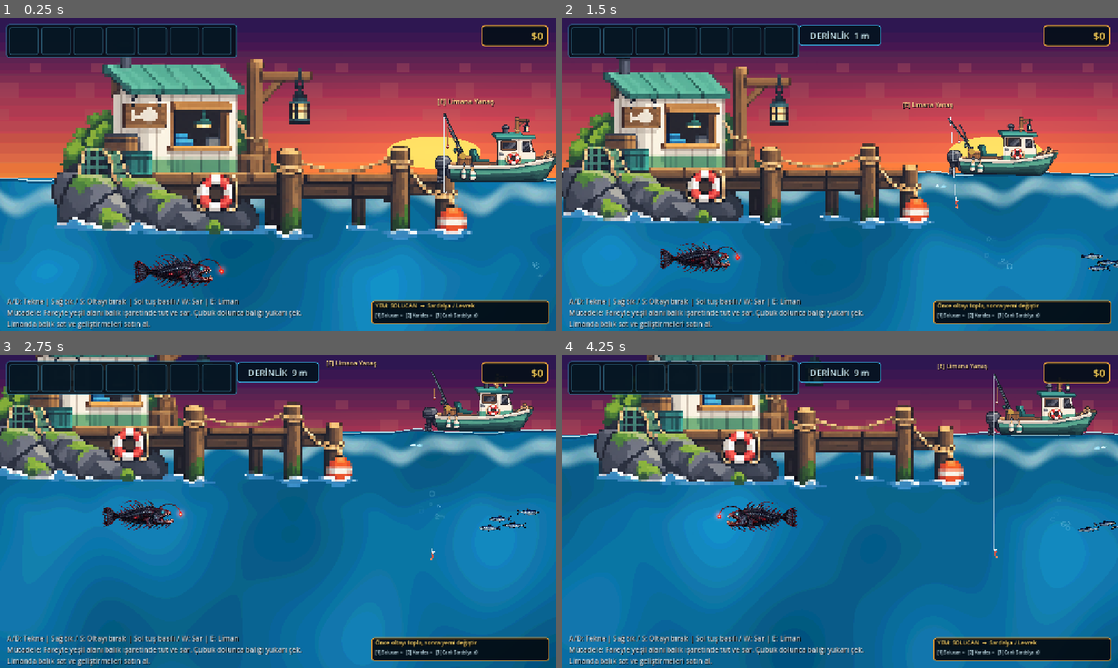
Above: before the commit, frames 1-4 (two rows, left to right).
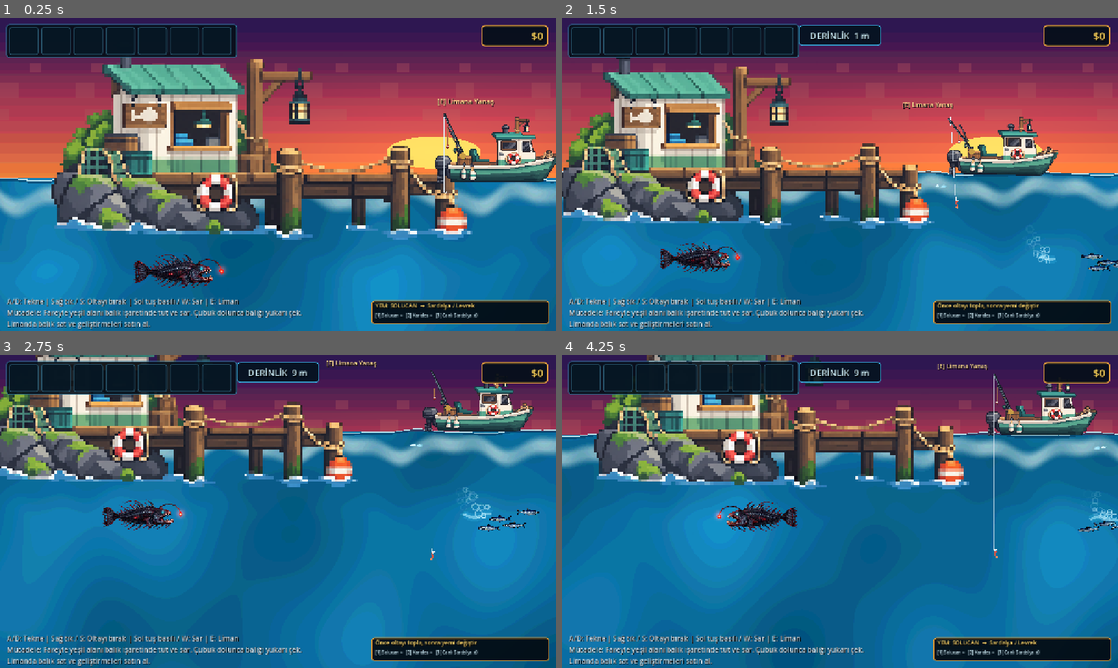
Above: after the commit, the same moments.

Repository: mirackayademir/TinyFisher
Game: Godot game, scene res://scenes/world.tscn
The game is run twice, just before and just after one commit, with the same random seed, the same clock (stepped at 60 frames per second) and the same inputs.
Inputs (mouse positions are in pixels of both pictures, inside the frame that each line leads up to):
- Up to frame 1 (0.25 s): no input
- Up to frame 2 (1.5 s): tap Enter at 0.5 s; move the mouse to (962, 158) at 0.52 s; hold D (move_right) 0.53-1.28 s; tap E (dock) at 0.6 s; click (962, 158) at 0.67 s; move the mouse to (728, 190) at 1.27 s; hold S from 1.28 s (still down); tap 1 at 1.35 s
- Up to frame 3 (2.75 s): move the mouse to (333, 442) at 2.02 s; release S at 2.03 s; hold D (move_right) from 2.03 s (still down); tap 2 at 2.1 s
- Up to frame 4 (4.25 s): move the mouse to (812, 574) at 2.77 s; release D (move_right) at 2.78 s; hold W 2.78-3.53 s; tap 3 at 2.85 s; click (812, 574) at 2.92 s; move the mouse to (1006, 558) at 3.52 s; hold A (move_left) from 3.53 s (still down); tap E (dock) at 3.6 s

The runs differ from the first frame. In frame 1, less than 0.1% of the frame differs, in the area x 95-98%, y 78-83%; in frame 2, 0.1%; in frame 3, 0.2%, in the area x 77-95%, y 42-57%; in frame 4, 0.2%.

Commit message:
Fix Leviathan wake and bubble visibility

Diff:
--- a/scenes/abyssal_leviathan_runtime.gd
+++ b/scenes/abyssal_leviathan_runtime.gd
@@ -14,15 +14,14 @@
 const RETRY_SECONDS: float = 0.5
 
 # 6. madde: Kabarcık / su izi.
-# İz, Leviathan'ın kuyruğundan kopup suda kalır; balık yön değiştirince otomatik olarak
-# kuyruğun diğer tarafına geçer. Efekt yalnızca Leviathan runtime'ında çalışır.
-const WAKE_TAIL_OFFSET_X: float = 245.0
-const WAKE_TAIL_OFFSET_Y: float = 18.0
-const WAKE_MAX_POINTS: int = 16
-const WAKE_SAMPLE_SECONDS: float = 0.055
-const BUBBLE_BASE_SECONDS: float = 0.16
-const BUBBLE_MIN_RADIUS: float = 2.5
-const BUBBLE_MAX_RADIUS: float = 7.0
+# Efektler dünya katmanında ama deniz arka planının üstünde, Leviathan'ın altında çizilir.
+const WAKE_TAIL_OFFSET_X: float = 105.0
+const WAKE_TAIL_OFFSET_Y: float = 8.0
+const WAKE_MAX_POINTS: int = 34
+const WAKE_SAMPLE_SECONDS: float = 0.07
+const BUBBLE_BASE_SECONDS: float = 0.10
+const BUBBLE_MIN_RADIUS: float = 3.0
+const BUBBLE_MAX_RADIUS: float = 8.0
 
 var _texture: Texture2D = null
 var _world: Node2D = null
@@ -129,6 +128,8 @@
 	sprite.texture = _texture
 	sprite.texture_filter = CanvasItem.TEXTURE_FILTER_NEAREST
 	sprite.scale = Vector2(0.34, 0.34)
+	# Su izi/kabarcıklar görünür kalsın ama balığın üstüne binmesin.
+	sprite.z_index = 4
 
 	# fish.gd bilinmeyen turu Sardalya görseline çevirmesin.
 	fish.set("last_visual_type", FISH_TYPE)
@@ -155,25 +156,29 @@
 
 	_wake_outer = Line2D.new()
 	_wake_outer.name = "LeviathanWakeOuter"
-	_wake_outer.width = 18.0
-	_wake_outer.default_color = Color(0.18, 0.47, 0.61, 0.11)
+	_wake_outer.width = 22.0
+	_wake_outer.default_color = Color(0.18, 0.68, 0.88, 0.34)
 	_wake_outer.antialiased = true
-	_wake_outer.z_index = -2
+	_wake_outer.z_index = 2
 	_world.add_child(_wake_outer)
 
 	_wake_inner = Line2D.new()
 	_wake_inner.name = "LeviathanWakeInner"
-	_wake_inner.width = 6.0
-	_wake_inner.default_color = Color(0.48, 0.78, 0.88, 0.16)
+	_wake_inner.width = 7.0
+	_wake_inner.default_color = Color(0.72, 0.94, 1.0, 0.52)
 	_wake_inner.antialiased = true
-	_wake_inner.z_index = -1
+	_wake_inner.z_index = 3
 	_world.add_child(_wake_inner)
 
 	_wake_points.clear()
 	var first_point: Vector2 = _world.to_local(_get_tail_global_position())
-	for i in range(4):
+	for i in range(6):
 		_wake_points.append(first_point)
 	_apply_wake_points()
+
+	# İlk anda da ekranda efekt görülsün; balığın biraz hareket etmesini beklemeyelim.
+	for i in range(4):
+		_spawn_single_bubble(i)
 
 
 func _update_wake_effects(delta: float) -> void:
@@ -190,7 +195,7 @@
 
 	if _bubble_timer <= 0.0:
 		var velocity_value: float = absf(float(_leviathan.get("current_swim_velocity_x")))
-		var speed_factor: float = clampf(velocity_value / 30.0, 0.65, 1.65)
+		var speed_factor: float = clampf(velocity_value / 30.0, 0.80, 1.80)
 		_bubble_timer = BUBBLE_BASE_SECONDS / speed_factor
 		_spawn_bubble_cluster(speed_factor)
 
@@ -224,10 +229,11 @@
 	if is_instance_valid(_leviathan):
 		velocity_value = absf(float(_leviathan.get("current_swim_velocity_x")))
 	var speed_ratio: float = clampf(velocity_value / 30.0, 0.25, 1.8)
-	_wake_outer.width = lerpf(10.0, 23.0, speed_ratio / 1.8)
-	_wake_inner.width = lerpf(3.0, 8.0, speed_ratio / 1.8)
-	_wake_outer.default_color.a = lerpf(0.055, 0.15, speed_ratio / 1.8)
-	_wake_inner.default_color.a = lerpf(0.09, 0.21, speed_ratio / 1.8)
+	var visibility_ratio: float = speed_ratio / 1.8
+	_wake_outer.width = lerpf(15.0, 28.0, visibility_ratio)
+	_wake_inner.width = lerpf(5.0, 10.0, visibility_ratio)
+	_wake_outer.default_color = Color(0.18, 0.68, 0.88, lerpf(0.23, 0.42, visibility_ratio))
+	_wake_inner.default_color = Color(0.72, 0.94, 1.0, lerpf(0.38, 0.62, visibility_ratio))
 
 
 func _get_tail_global_position() -> Vector2:
@@ -240,7 +246,7 @@
 
 	var tail_offset := Vector2(
 		-WAKE_TAIL_OFFSET_X * signf(direction_value),
-		WAKE_TAIL_OFFSET_Y + sin(_effect_time * 2.2) * 8.0
+		WAKE_TAIL_OFFSET_Y + sin(_effect_time * 2.2) * 5.0
 	)
 	return _leviathan.global_position + tail_offset
 
@@ -249,27 +255,30 @@
 	if _world == null or not is_instance_valid(_leviathan):
 		return
 
-	var bubble_count: int = 1
-	if speed_factor > 1.15 and randf() < 0.48:
-		bubble_count = 2
-	if speed_factor > 1.45 and randf() < 0.25:
+	var bubble_count: int = 2
+	if speed_factor > 1.10 and randf() < 0.65:
 		bubble_count = 3
+	if speed_factor > 1.45 and randf() < 0.40:
+		bubble_count = 4
 
 	for i in range(bubble_count):
 		_spawn_single_bubble(i)
 
 
 func _spawn_single_bubble(index: int) -> void:
+	if _world == null or not is_instance_valid(_leviathan):
+		return
+
 	var bubble := Line2D.new()
 	bubble.name = "LeviathanBubble"
-	bubble.width = randf_range(1.2, 2.4)
-	bubble.default_color = Color(0.58, 0.86, 0.96, randf_range(0.32, 0.58))
+	bubble.width = randf_range(1.8, 3.2)
+	bubble.default_color = Color(0.78, 0.95, 1.0, randf_range(0.58, 0.82))
 	bubble.antialiased = true
-	bubble.z_index = -1
+	bubble.z_index = 3
 
 	var radius: float = randf_range(BUBBLE_MIN_RADIUS, BUBBLE_MAX_RADIUS)
 	var circle_points := PackedVector2Array()
-	var segments: int = 10
+	var segments: int = 12
 	for point_index in range(segments + 1):
 		var angle: float = TAU * float(point_index) / float(segments)
 		circle_points.append(Vector2(cos(angle), sin(angle)) * radius)
@@ -282,19 +291,19 @@
 		direction_value = 1.0
 	var backwards_sign: float = -signf(direction_value)
 	var spawn_global: Vector2 = _get_tail_global_position() + Vector2(
-		randf_range(-16.0, 16.0) + backwards_sign * float(index) * 7.0,
-		randf_range(-28.0, 25.0)
+		backwards_sign * randf_range(4.0, 22.0) + backwards_sign * float(index) * 5.0,
+		randf_range(-20.0, 20.0)
 	)
 	bubble.position = _world.to_local(spawn_global)
-	bubble.scale = Vector2.ONE * randf_range(0.72, 1.12)
+	bubble.scale = Vector2.ONE * randf_range(0.85, 1.25)
 
 	var drift := Vector2(
-		backwards_sign * randf_range(18.0, 48.0),
-		-randf_range(34.0, 72.0)
+		backwards_sign * randf_range(22.0, 58.0),
+		-randf_range(40.0, 78.0)
 	)
-	var life: float = randf_range(0.85, 1.45)
+	var life: float = randf_range(0.95, 1.55)
 	var target_position: Vector2 = bubble.position + drift
-	var target_scale: Vector2 = bubble.scale * randf_range(1.35, 1.85)
+	var target_scale: Vector2 = bubble.scale * randf_range(1.25, 1.65)
 
 	var tween: Tween = bubble.create_tween()
 	tween.set_parallel(true)
